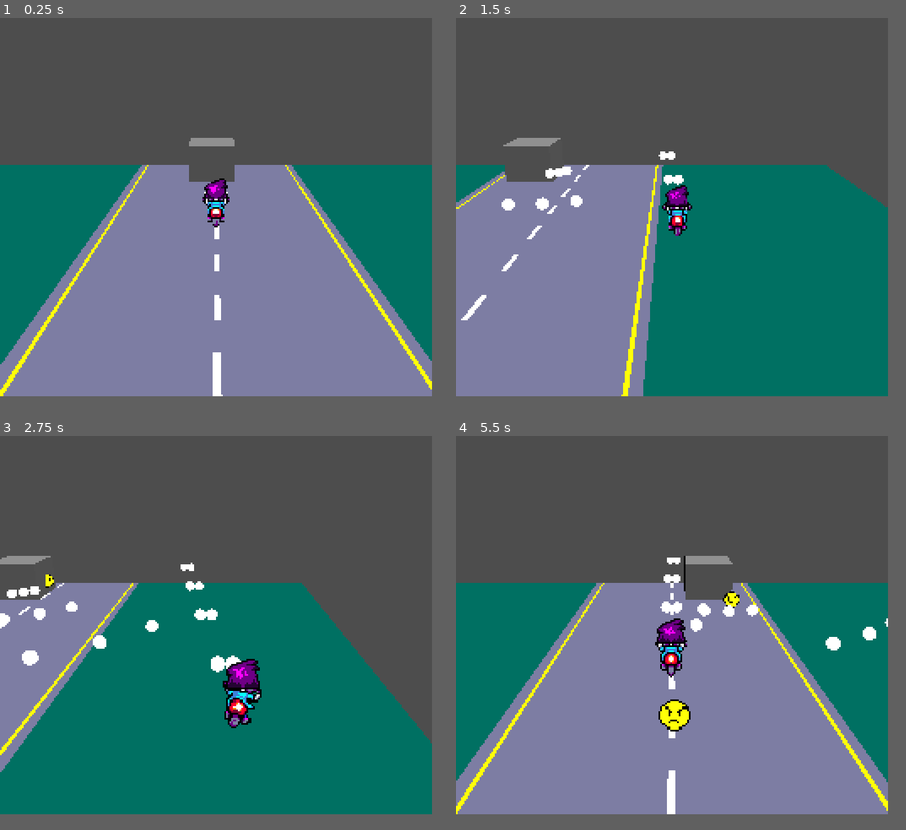
Above: before the commit, frames 1-4 (two rows, left to right).
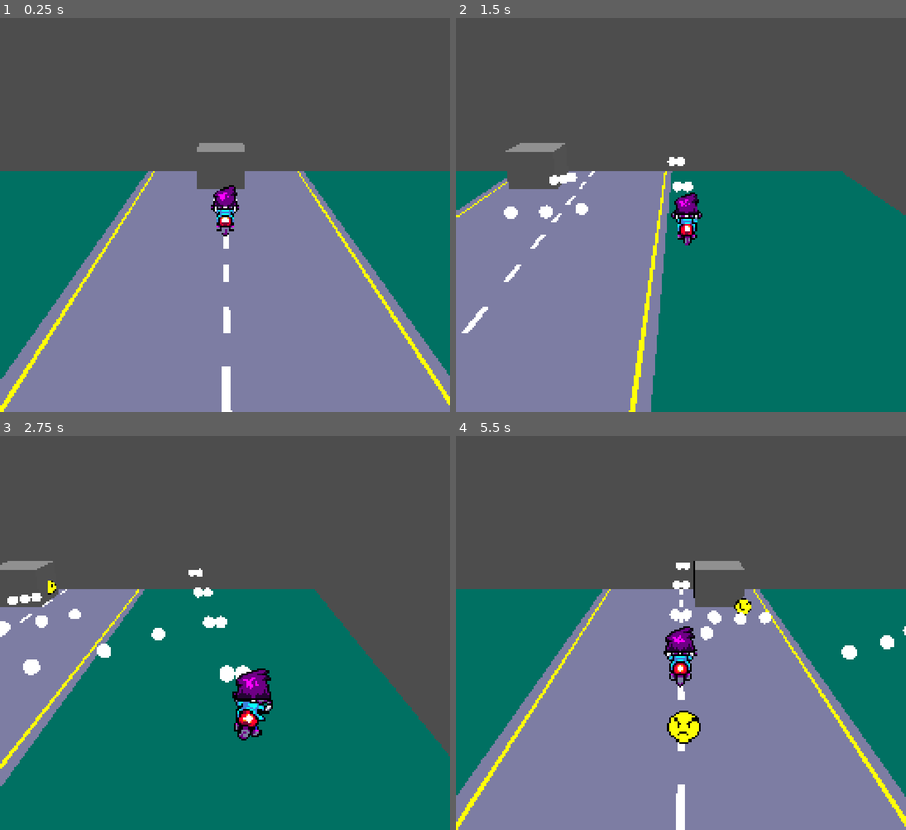
Above: after the commit, the same moments.

Repository: many-hats-team/lospecjam2
Game: Godot game, scene res://main.tscn
Same seed, same stepped clock (60 frames per second), same inputs: the game is played once before the commit and once after it.
Inputs:
- Up to frame 1 (0.25 s): no input
- Up to frame 2 (1.5 s): hold D (player_right) 0.53-1.28 s; hold S (player_down) from 1.28 s (still down)
- Up to frame 3 (2.75 s): release S (player_down) at 2.03 s; hold D (player_right) from 2.03 s (still down)
- Up to frame 4 (5.5 s): release D (player_right) at 2.78 s; hold W (player_up) 2.78-3.53 s; hold A (player_left) 3.53-5.03 s; hold S (player_down) from 5.03 s (still down)
In our replay, the window is 768x672 before the commit and 800x700 after it. These sizes can differ from the game's own. Grey fills any space a smaller window leaves; there, only what the larger window draws over its background counts as a difference.

The runs differ from the first frame. In frame 1, 11% of the frame differs, in the area x 0-100%, y 0-100%; in frame 2, 9.8%; in frame 3, 9.9%; in frame 4, 13%.

Commit message:
Increase default window size

Diff:
--- a/project/project.godot
+++ b/project/project.godot
@@ -26,9 +26,10 @@
 
 [display]
 
-window/size/viewport_width=256
-window/size/viewport_height=224
+window/size/viewport_width=1024
+window/size/viewport_height=896
 window/stretch/mode="viewport"
+window/stretch/scale=4.0
 
 [filesystem]
 
